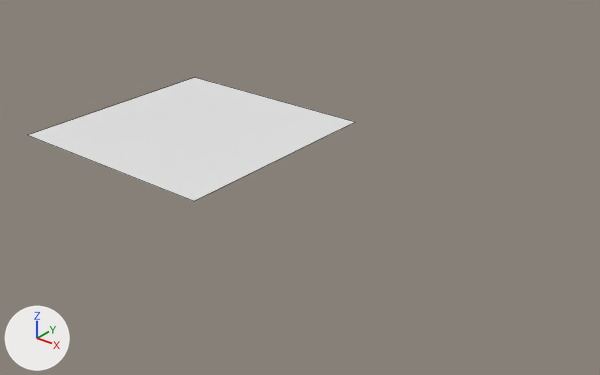
The Blender file assets_source/tile.blend: old version first, new version second.
The view is the same before and after, from a 50 mm lens placed at (247.0, -235.0, 135.0), pointed at (59.0, 0.0, -11.0). The axes (+X, +Y, +Z) are drawn at lower left. The lights are the same throughout. Mesh edges are drawn as thin lines. Materials are left out; every surface is plain grey.
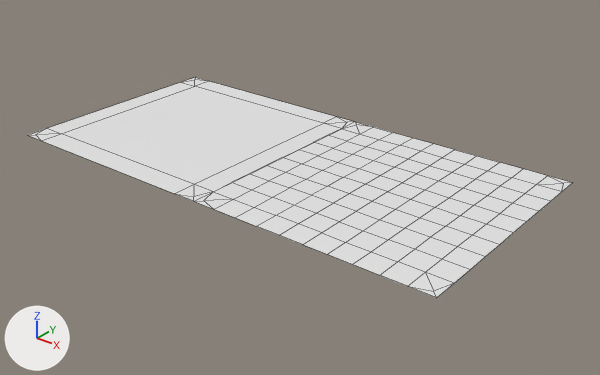
Edits to the bpy script that builds the scene:
```text
Change me_cube:
    used by ob_cube; location = (0.0, 0.0, 0.0)
    remove me_cube.from_pydata(...)  # 4 vertices, 1 face; spans x -50.0..50.0, y -50.2..50.1, z -0.2..0.0
    add me_cube.from_pydata(...)  # 20 vertices, 21 faces; spans x -50.0..50.0, y -50.2..50.1, z -0.2..0.0
    me_cube part 1
    1 face is deleted
    11 vertices are added at x -50.0..50.0, y -50.2..50.0, z -0.2..0.0
    5 new vertices lie (10.0, 0.0, 0.0) away from vertices in x -50.0..40.0, y -50.2..50.1, z -0.2..0.0
    21 new faces join them
Add me_cube_002:
    me_cube_002.from_pydata(...)  # 125 vertices, 112 faces; spans x -50.0..50.0, y -50.2..50.1, z -0.2..0.0
    me_cube_002.polygons.foreach_set('use_smooth', [True] * 112)
Add ob_cube_001:
    ob_cube_001 = bpy.data.objects.new('Cube.001', me_cube_002)
    ob_cube_001.location = (100.0, 0.0, 0.0)
```

What differs and where, as boxes [x1, y1, x2, y2] in the pictures (600 x 375 px):
'Cube.001', added: after [194, 122, 572, 298]
part 1 of me_cube, built on: [28, 77, 354, 201] in both
